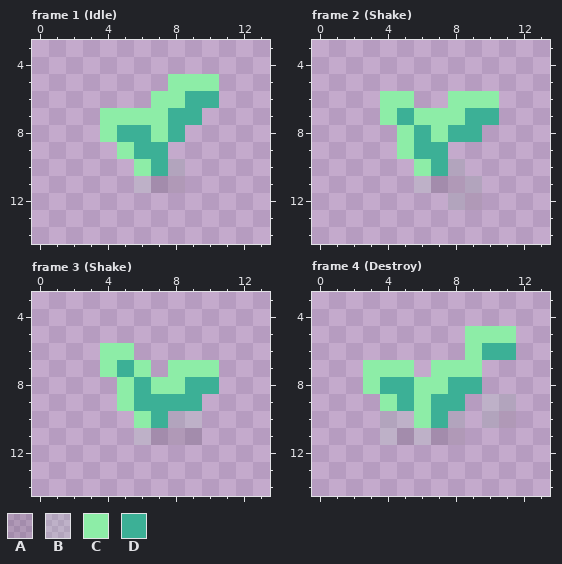
Pixel-art file -- game/The Slime King/Assets/Art/Environment/Props/env_grassA.aseprite. Above is the file before it was changed.
16x16 pixels, 7 frames. Shown: frame 1 (Idle): x 0..13, y 3..14; frame 2 (Shake): x 0..13, y 3..14; frame 3 (Shake): x 0..13, y 3..14; frame 4 (Destroy): x 0..13, y 3..14. The commit also changed other frames, which this record leaves out.
Palette (. is transparent): A #0000001a  B #8deda71a  C #8deda7  D #3cb096
The same view after the edit:
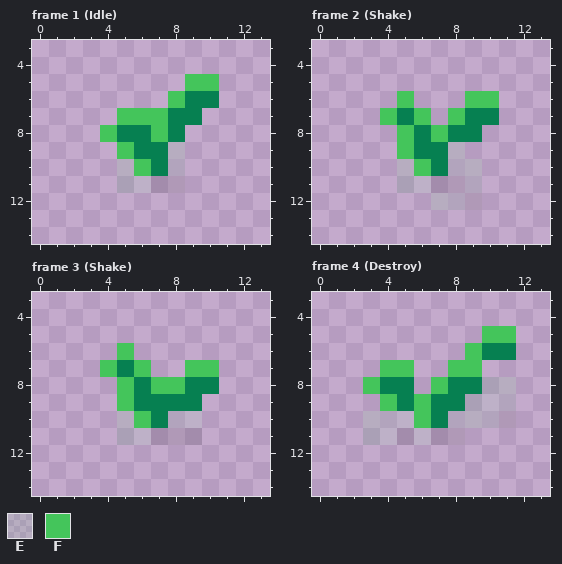
Colours new in this view: E #44c55b1a  F #44c55b
Difference:
colour D: #3cb096 -> #068051
Frame 1 (Idle), layers "shortgrass01", "sombra":
y 5: x 8..10 CCC -> .FF
y 6: x 7..8 CC -> .F
y 7: x 4..7 CCCC -> .FFF
y 8: x 4 C -> F; x 7 C -> F
y 9: x 5 C -> F; x 8 . -> E
y 10: x 5..6 .C -> EF
y 11: x 5 . -> E
Frame 2 (Shake), layers "shortgrass01", "sombra":
y 6: x 4..5 CC -> .F; x 8..10 CCC -> .FF
y 7: x 4 C -> F; x 6..8 CCC -> F.F
y 8: x 5 C -> F; x 7 C -> F
y 9: x 5 C -> F; x 8 . -> E
y 10: x 5..6 .C -> EF; x 9 . -> E
y 11: x 5 . -> E
y 12: x 7 . -> E
Frame 3 (Shake), layers "shortgrass01", "sombra":
y 6: x 4..5 CC -> .F
y 7: x 4 C -> F; x 6 C -> F; x 8..10 CCC -> .FF
y 8: x 5 C -> F; x 7..8 CC -> FF
y 9: x 5 C -> F
y 10: x 5..6 .C -> EF
y 11: x 5 . -> E
Frame 4 (Destroy), layers "shortgrass01", "sombra":
y 5: x 9..11 CCC -> .FF
y 6: x 9 C -> F
y 7: x 3..5 CCC -> .FF; x 7..9 CCC -> .FF
y 8: x 3 C -> F; x 6..7 CC -> .F; x 10..11 .. -> EE
y 9: x 4 C -> F; x 6 C -> F; x 9 . -> E
y 10: x 3 . -> E; x 6 C -> F; x 9 . -> E
y 11: x 3 . -> E
Boxes around the changes in both pictures, in picture pixels (x1, y1, x2, y2):
changed: (100, 74, 219, 193)
changed: (380, 91, 499, 210)
changed: (100, 343, 219, 445)
changed: (363, 326, 516, 445)
